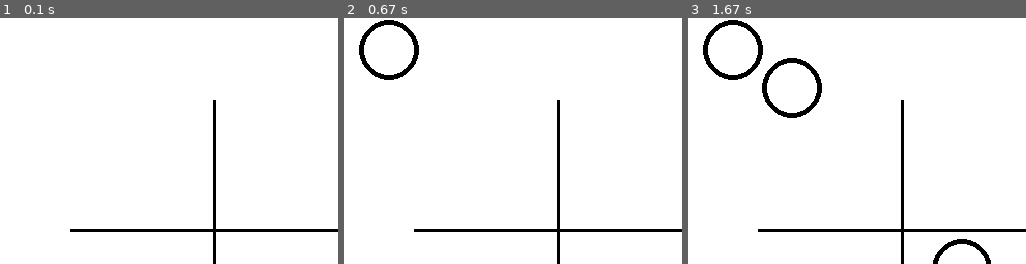
Above: before the commit, frames 1-3 (left to right).
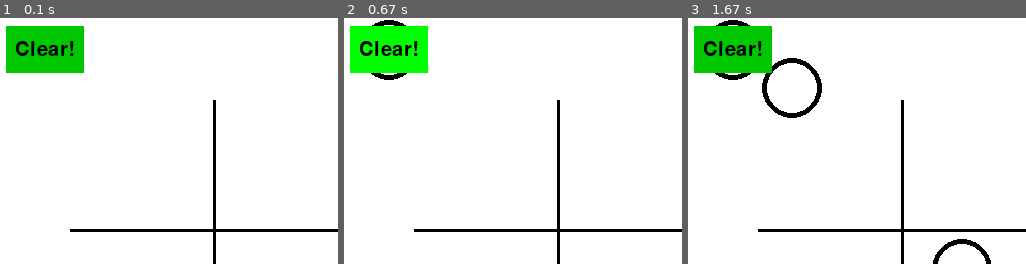
Above: after the commit, the same moments.

Repository: paramkpr/PyGame
Game: pygame game, started from TicTacToe.py
Same seed, same stepped clock (60 frames per second), same inputs: the game is played once before the commit and once after it.
Inputs (mouse positions are % of the whole screen's width and height, from its top left):
- Up to frame 1 (0.1 s): no input
- Up to frame 2 (0.67 s): click (7, 7) at 0.38 s, where only the run after the commit has a clickable "Clear!"
- Up to frame 3 (1.67 s): press the mouse at (66, 89) at 0.7 s; move the mouse to (40, 52) at 0.8 s; release the mouse at (15, 15) at 0.93 s
The pictures show only the part of the screen within x 0-50%, y 1-51%; the shares and areas given below are measured in that part.

The runs differ from the first frame. In frame 1, 4.4% of the frame differs, in the area x 1-25%, y 3-23%; in frame 2, 4.3%; in frame 3, 4.3%.

Commit message:
modified:   TicTacToe.py Made button more interactive

Diff:
--- a/TicTacToe.py
+++ b/TicTacToe.py
@@ -11,6 +11,8 @@
 RED = (230, 30, 30)
 BLUE = (30, 30, 230)
 BLACK = (0, 0, 0)
+GREEN = (0, 200, 0)
+BRIGHT_GREEN = (0, 255, 0)
 
 # Game Board
 verticalLine_1 = pygame.draw.line(gameDisplay, BLACK, (244, 100), (244, 500), 3)
@@ -36,6 +38,12 @@
 playerCross = Cross(WHITE, 30, 30)  # Creates cross object
 
 
+# Text Adder
+def text_objects(text, font):
+    text_surface = font.render(text, True, BLACK)
+    return text_surface, text_surface.get_rect()
+
+
 # ___Main Game-loop___
 lost = False
 
@@ -56,15 +64,23 @@
     # print(mouse_position)
 
     # Draws a Nut on click
-    if mouse_state == (1, 0, 0):
+    if mouse_state == (1, 0, 0):  # TODO: Add condition for within playing area
         pygame.draw.circle(gameDisplay, BLACK, mouse_position, 30, 5)  # Nut Sprite
 
     # Draws Cross
-    if mouse_state == (0, 0, 1):
+    if mouse_state == (0, 0, 1):  # TODO: Add condition for within playing area
         playerCross.nut(mouse_position_x, mouse_position_y)
 
+    # Draws Button
+    if 36+78 > mouse_position_x > 36 and 26+47 > mouse_position_y > 26:
+        pygame.draw.rect(gameDisplay, BRIGHT_GREEN, (36, 26, 78, 47))
+    else:
+        pygame.draw.rect(gameDisplay, GREEN, (36, 26, 78, 47))
 
-
+    smallText = pygame.font.Font("freesansbold.ttf", 20)
+    textSurf, textRect = text_objects("Clear!", smallText)
+    textRect.center = ((36+(78/2)), (26+(48/2)))
+    gameDisplay.blit(textSurf, textRect)
 
 pygame.quit()
 quit()
